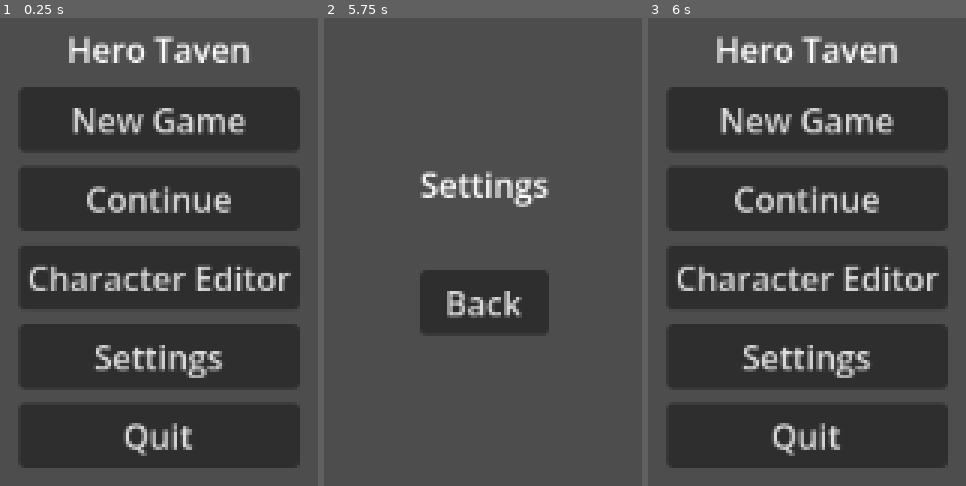
Above: before the commit, frames 1-3 (left to right).
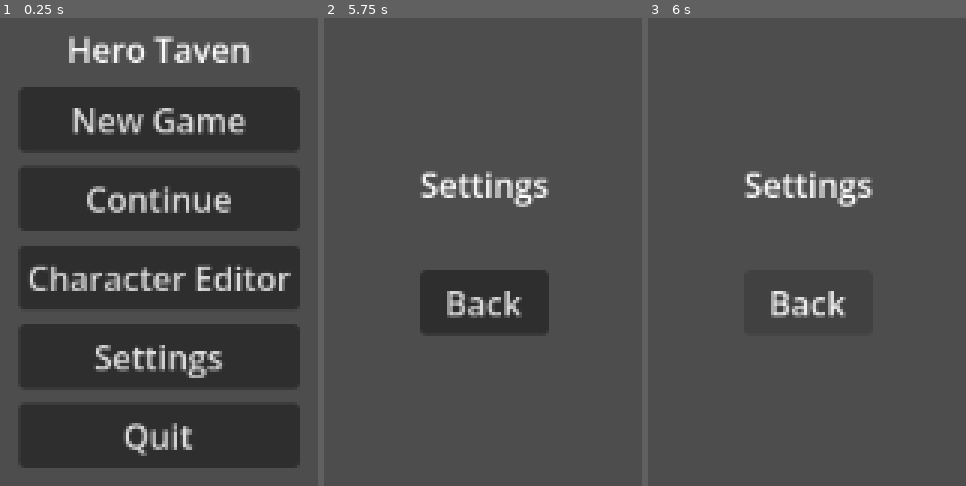
Above: after the commit, the same moments.

Repository: brysonomicon/HeroTavern
Game: Godot game, scene res://scenes/main_menu.tscn
The game is run twice, just before and just after one commit, with the same random seed, the same clock (stepped at 60 frames per second) and the same inputs.
Inputs:
- Up to frame 1 (0.25 s): no input
- Up to frame 2 (5.75 s): click "New Game" at 0.5 s; click "New Game" at 1.25 s; click "Continue" at 2 s; click "Continue" at 2.75 s; click "New Game" at 3.5 s; click "Continue" at 4.25 s; click "Character Editor" at 5 s
- Up to frame 3 (6 s): click "Back" at 5.75 s

Frames 1-2 are identical in both runs. In frame 3, 55% of the frame differs, in the area x 6-95%, y 3-97%.
Error before the commit: Invalid access to property or key 'pressed' on a base object of type 'Nil'. (res://scenes/main_menu.gd:12)
Error after the commit: Invalid access to property or key 'pressed' on a base object of type 'Nil'. (res://scenes/main_menu.gd:11)

Commit message:
adjusted settings scene to use exported var. added scene routing script for navigation

Diff:
--- /dev/null
+++ b/globals/scene_router.gd
@@ -0,0 +1,24 @@
+extends Node
+
+# hard coded for "exit to menu" vs "quit game"
+const MAIN_MENU: PackedScene = preload("res://scenes/main_menu.tscn")
+
+var _nav_history: Array[String] = []
+
+func goto(scene: PackedScene) -> void:
+	var current: String = get_tree().current_scene.scene_file_path
+	if current != "":
+		_nav_history.append(current)
+
+	#if !_nav_history.is_empty():
+		#for item in _nav_history:
+			#print(item + "\n")
+	get_tree().change_scene_to_packed(scene)
+
+func back() -> void:
+	if _nav_history.is_empty():
+		return
+
+	#for item in _nav_history:
+			#print(item + "\n")
+	get_tree().change_scene_to_file(_nav_history.pop_back())
--- /dev/null
+++ b/globals/scene_router.tscn
@@ -0,0 +1,6 @@
+[gd_scene format=3 uid="uid://crk3gjnh1d1as"]
+
+[ext_resource type="Script" uid="uid://cvqh738sjnljh" path="res://globals/scene_router.gd" id="1_rhpr5"]
+
+[node name="Router" type="Node" unique_id=602276670]
+script = ExtResource("1_rhpr5")
--- a/project.godot
+++ b/project.godot
@@ -13,7 +13,11 @@
 config/name="HeroTavern"
 run/main_scene="uid://cmq64lsd2jbor"
 config/features=PackedStringArray("4.6", "GL Compatibility")
-config/icon="res://icon.svg"
+config/icon="res://assets/icon.svg"
+
+[autoload]
+
+SceneRouter="*uid://cvqh738sjnljh"
 
 [dotnet]
 
--- a/scenes/main_menu.gd
+++ b/scenes/main_menu.gd
@@ -4,7 +4,6 @@
 @export var SettingsButton: Button
 @export var QuitButton: Button
 @export var SettingsScene: PackedScene
-
 @export var characterCreatorScene: PackedScene
 
 # register event listeners
@@ -15,14 +14,14 @@
 	QuitButton.pressed.connect(_on_quit_pressed)
 
 func _on_new_game_pressed() -> void:
-	print("the gizzy is fresh")
+	print("new game pressed")
 
 func _on_continue_pressed() -> void:
-	print("contibule")
+	print("continue pressed")
 
 func _on_settings_pressed() -> void:
-	get_tree().change_scene_to_packed(SettingsScene)
-	print("netting")
+	SceneRouter.goto(SettingsScene)
+	print("settings pressed")
 
 func _on_quit_pressed() -> void:
 	get_tree().quit()
--- a/scenes/settings.gd
+++ b/scenes/settings.gd
@@ -1,9 +1,8 @@
 extends Control
-
+@export var BackButton: Button
 
 func _ready() -> void:
-	$CenterContainer/VBoxContainer/BackButton.pressed.connect(_on_back_pressed)
-
+	BackButton.pressed.connect(_on_back_pressed)
 
 func _on_back_pressed() -> void:
-	get_tree().change_scene_to_file("res://scenes/main_menu.tscn")
+	SceneRouter.back()
--- a/scenes/settings.tscn
+++ b/scenes/settings.tscn
@@ -2,7 +2,7 @@
 
 [ext_resource type="Script" uid="uid://cakddtuj04wgj" path="res://scenes/settings.gd" id="1_5p8wc"]
 
-[node name="settings" type="Control" unique_id=894017158]
+[node name="settings" type="Control" unique_id=894017158 node_paths=PackedStringArray("BackButton")]
 layout_mode = 3
 anchors_preset = 15
 anchor_right = 1.0
@@ -10,6 +10,7 @@
 grow_horizontal = 2
 grow_vertical = 2
 script = ExtResource("1_5p8wc")
+BackButton = NodePath("CenterContainer/VBoxContainer/BackButton")
 
 [node name="CenterContainer" type="CenterContainer" parent="." unique_id=1647919542]
 layout_mode = 1
Renamed: icon.svg -> assets/icon.svg
Not shown, changed: assets/icon.svg.import
Not shown, added: globals/scene_router.gd.uid
